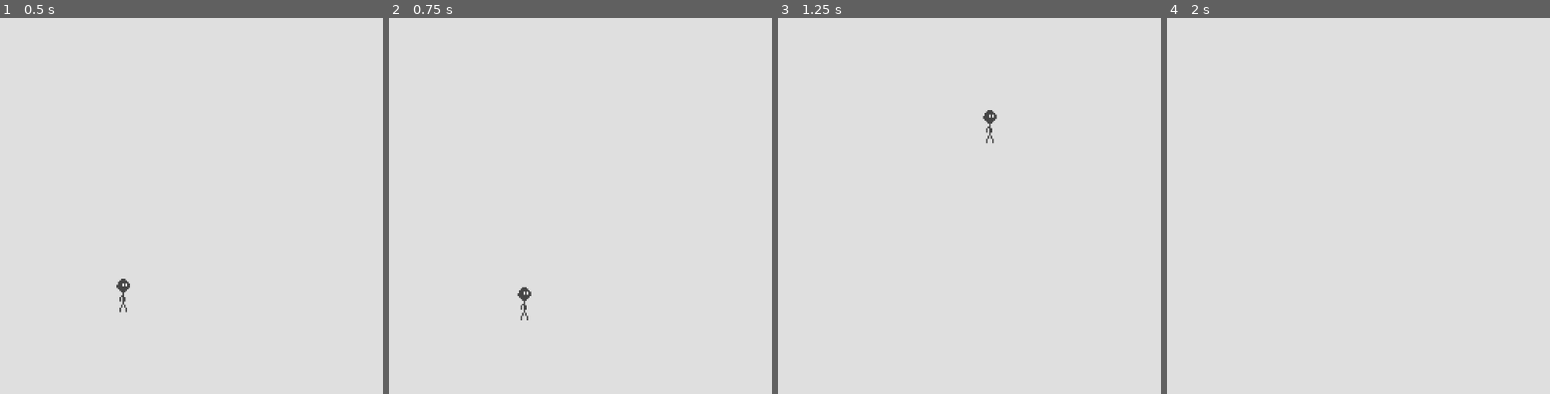
Above: before the commit, frames 1-4 (left to right).
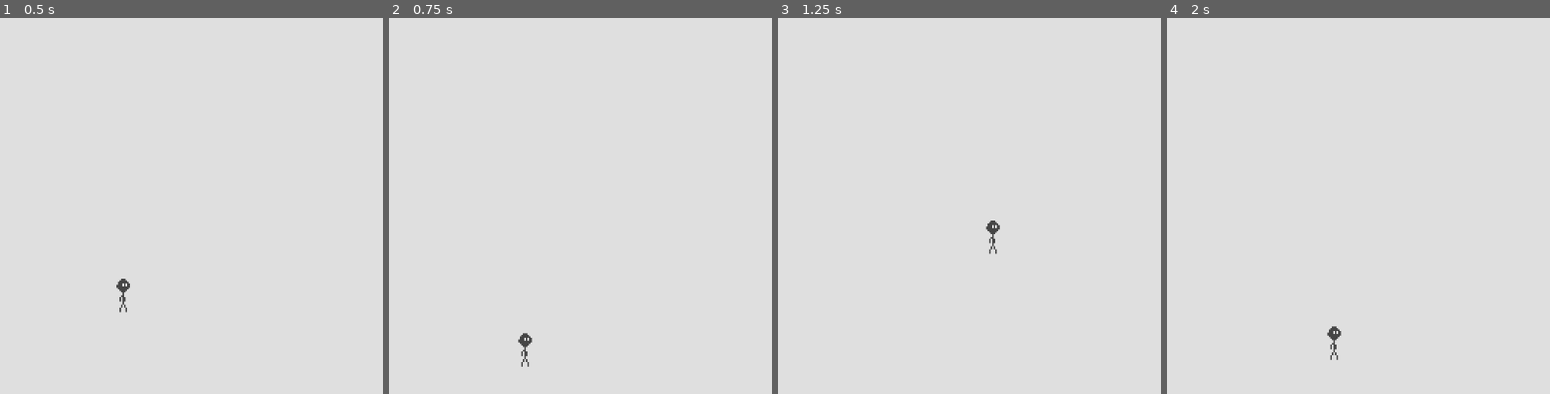
Above: after the commit, the same moments.

Repository: CosmicRayBitFlip/GDKO2025
Game: Godot game, scene res://src/scenes/main.tscn
Two runs of this game, one before a commit and one after it. Both use one fixed random seed, a clock stepped at 60 frames per second and the inputs below.
Inputs:
- Up to frame 1 (0.5 s): no input
- Up to frame 2 (0.75 s): tap Enter at 0.5 s; hold D (right) from 0.53 s (still down); tap Space (jump) at 0.6 s
- Up to frame 3 (1.25 s): keep holding D (right); tap Space (jump) at 0.77, 1.07 s
- Up to frame 4 (2 s): release D (right) at 1.28 s; hold A (left) from 1.28 s (still down); tap Space (jump) at 1.35, 1.52, 1.82 s

Frame 1 is identical in both runs. In frame 2, 0.3% of the frame differs, in the area x 33-38%, y 71-93%; in frame 3, 0.3%, in the area x 53-58%, y 24-63%; in frame 4, 0.2%.

Commit message:
Added ability to buffer jump

Diff:
--- a/src/scenes/player.gd
+++ b/src/scenes/player.gd
@@ -1,9 +1,14 @@
 extends RigidBody2D
+
+@onready var jump_buffer_timer :Timer = $JumpBufferTimer
 
 const movement_accel :float = 1200
 const max_speed      :float = 600
 const jump_velocity  :float = 600
 const drag_constant  :float = 5
+
+var jumping :bool = false
+
 
 func _input(event:InputEvent) -> void:
 	if event is InputEventKey:
@@ -12,10 +17,19 @@
 		elif Input.is_action_just_pressed("right") or Input.is_action_just_released("left"):
 			add_constant_central_force(Vector2.RIGHT * movement_accel)
 		elif Input.is_action_just_pressed("jump"):
-			set_axis_velocity(Vector2.UP * jump_velocity)
+			jumping = true
+			jump_buffer_timer.start()
 
 func _integrate_forces(state:PhysicsDirectBodyState2D) -> void:
 	var drag_force:Vector2 = Vector2.RIGHT * mass * linear_velocity.x * -drag_constant
 	apply_central_force(drag_force)
 
+	if jumping and state.get_contact_count() > 0:
+		state.get_contact_local_normal(0)
+		set_axis_velocity(Vector2.UP * jump_velocity)
+		jumping = false
+
 	linear_velocity.x = clampf(linear_velocity.x, -max_speed, max_speed)
+
+func _on_jump_buffer_timer_timeout() -> void:
+	jumping = false
--- a/src/scenes/player.tscn
+++ b/src/scenes/player.tscn
@@ -25,3 +25,10 @@
 
 [node name="CollisionShape2D" type="CollisionShape2D" parent="."]
 shape = SubResource("RectangleShape2D_vmyi7")
+
+[node name="JumpBufferTimer" type="Timer" parent="."]
+process_callback = 0
+wait_time = 0.1
+one_shot = true
+
+[connection signal="timeout" from="JumpBufferTimer" to="." method="_on_jump_buffer_timer_timeout"]
